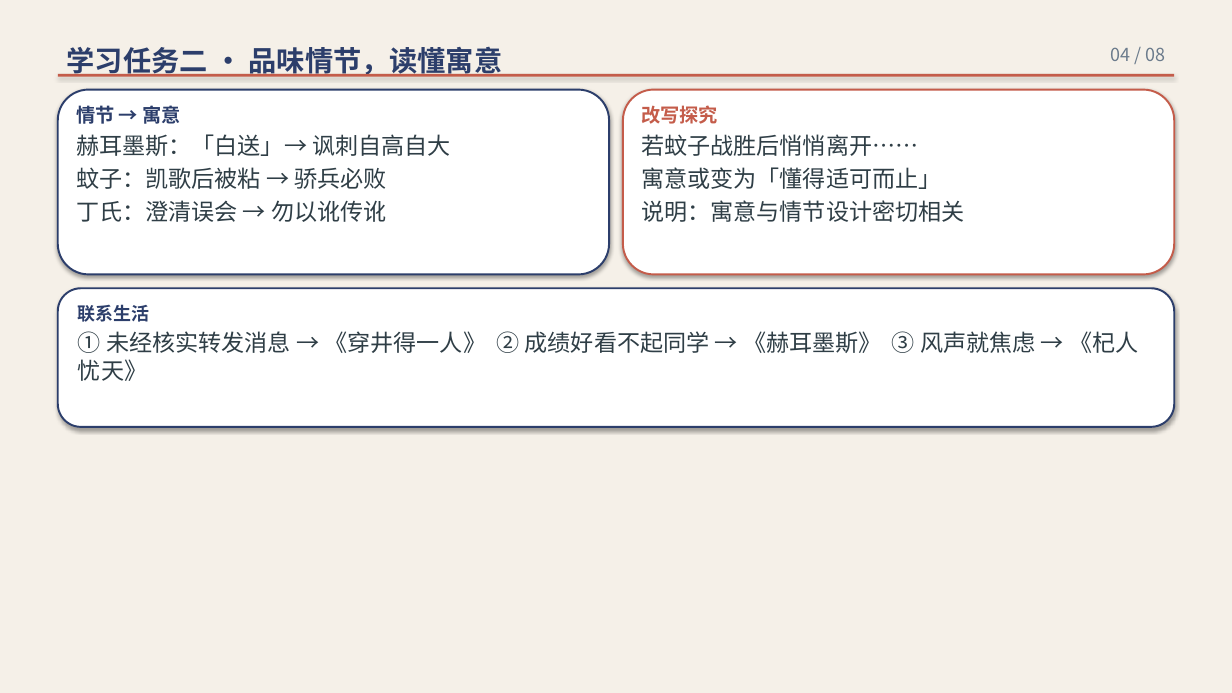
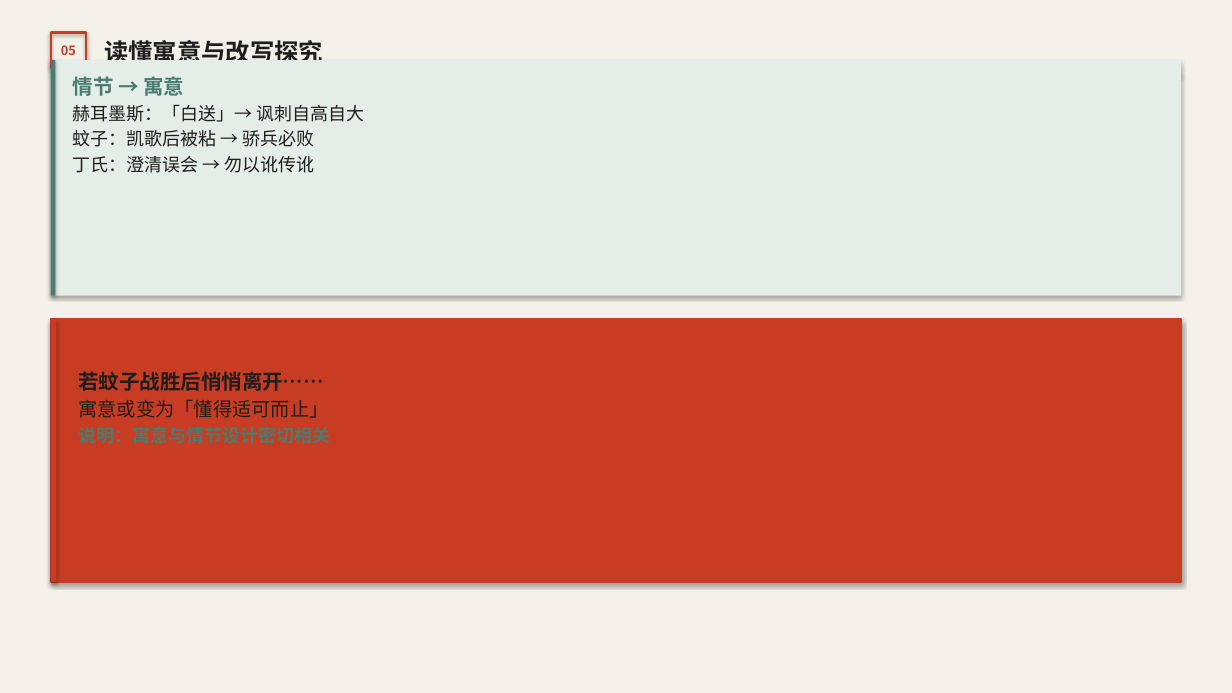
Before and after one commit to decemberlin54-del/declin, a slide deck: slide 5 of 第六单元PPT/寓言四则短故事大镜子.pptx (slide 4 before the commit). Drawn at 1232x693 pixels with LibreOffice and Linux fonts; fonts in the diff are those of the drawing. Boxes give left, top, right and bottom in pixels: in the first picture for what was removed or moved away, otherwise in the second. Text is boxed around its words. In the diff, an @@ line names an element or a change of style, - is before the commit and + after.

```diff
--- a/第六单元PPT/寓言四则短故事大镜子.pptx
+++ b/第六单元PPT/寓言四则短故事大镜子.pptx
@@ rectangle at (x1=0, y1=0, x2=1232, y2=693): fill #F5F0E8 to #F4F1EA @@
@@ rectangle added at (x1=51, y1=32, x2=86, y2=67), outline #C83C23 2 pt @@
@@ text added at (x1=61, y1=45, x2=76, y2=55), 10 pt, text #C83C23, bold @@
+05
@@ text at (x1=104, y1=40, x2=323, y2=60): text changed; size 22 to 19 pt; text colour #2C3E6B to #1E1E1E @@
-学习任务二 · 品味情节，读懂寓意
+读懂寓意与改写探究
@@ text removed at (x1=1110, y1=47, x2=1165, y2=61) @@
-04 / 08
@@ rectangle resized from (x1=57, y1=74, x2=1174, y2=77) to (x1=51, y1=73, x2=1181, y2=74) @@
@@ rectangle at (x1=51, y1=73, x2=1181, y2=74): fill #C45C4A to #5A6A62 @@
@@ text added at (x1=51, y1=67, x2=1181, y2=86), 9 pt, text #5A6A62 @@
+～ ～ ～ ～ ～ ～ ～ ～ ～ ～
@@ rectangle added at (x1=51, y1=60, x2=1181, y2=296), fill #E4EDE8 @@
@@ rectangle added at (x1=51, y1=60, x2=55, y2=296), fill #4A7C6F @@
@@ text "情节 → 寓意" moved from (x1=76, y1=105, x2=451, y2=222) to (x1=73, y1=76, x2=365, y2=173) @@
@@ text "情节 → 寓意" at (x1=73, y1=76, x2=365, y2=173): size 15 to 16 pt, text colour #2C3E6B to #4A7C6F in "情节 → 寓意"; size 18 to 14 pt, text colour #2F3E46 to #1E1E1E in "赫耳墨斯：「白送」→ 讽刺自高自大", "蚊子：凯歌后被粘 → 骄兵必败", "丁氏：澄清误会 → 勿以讹传讹"; less space between paragraphs @@
@@ rounded rectangle removed at (x1=57, y1=90, x2=609, y2=274) @@
@@ rounded rectangle removed at (x1=623, y1=90, x2=1175, y2=274) @@
@@ rounded rectangle removed at (x1=57, y1=288, x2=1174, y2=427) @@
@@ rectangle added at (x1=51, y1=319, x2=1181, y2=582), fill #C83C23, outline #C83C23 1.5 pt @@
@@ rectangle added at (x1=51, y1=319, x2=56, y2=582), fill #C83C23 @@
@@ text removed at (x1=78, y1=304, x2=1138, y2=381) @@
-联系生活
-① 未经核实转发消息 → 《穿井得一人》 ② 成绩好看不起同学 → 《赫耳墨斯》 ③ 风声就焦虑 → 《杞人忧天》
@@ text "改写探究" moved from (x1=641, y1=105, x2=964, y2=222) to (x1=78, y1=371, x2=330, y2=444) @@
@@ text "改写探究" at (x1=78, y1=371, x2=330, y2=444): text colour #C45C4A to #C83C23 in "改写探究"; size 18 to 16 pt in "若蚊子战胜后悄悄离开……"; text colour #2F3E46 to #1E1E1E in "若蚊子战胜后悄悄离开……", "寓意或变为「懂得适可而止」"; bold on in "若蚊子战胜后悄悄离开……", "说明：寓意与情节设计密切相关"; size 18 to 15 pt in "寓意或变为「懂得适可而止」"; size 18 to 14 pt, text colour #2F3E46 to #4A7C6F in "说明：寓意与情节设计密切相关"; less space between paragraphs @@
```
Also in this commit, not shown: 6 other slides changed, 2 slides added, 1 slide removed, 4 other files.
